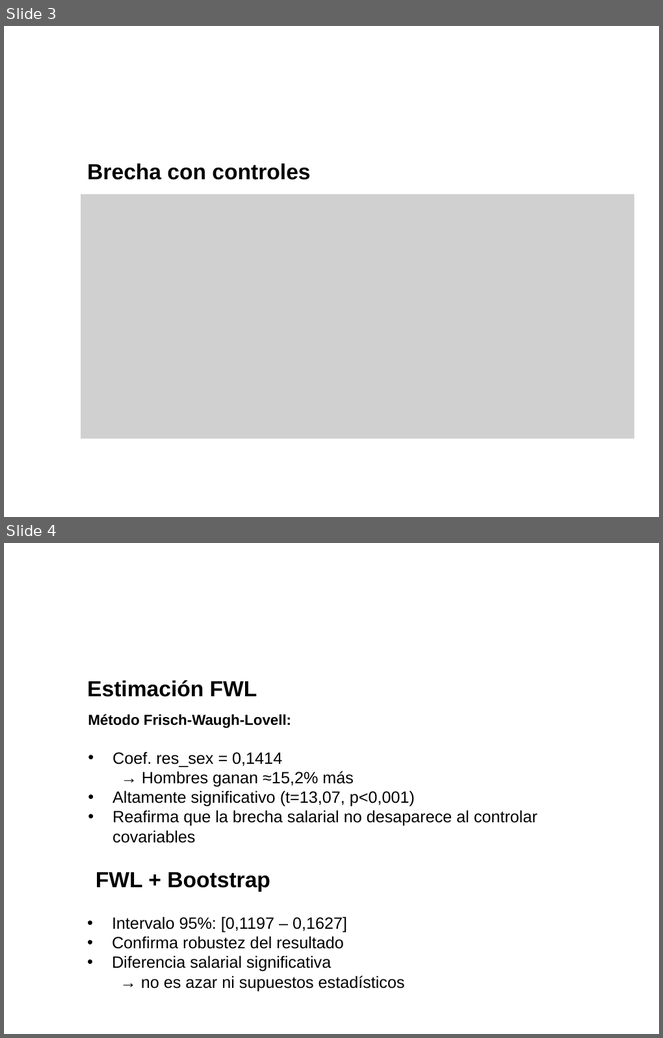
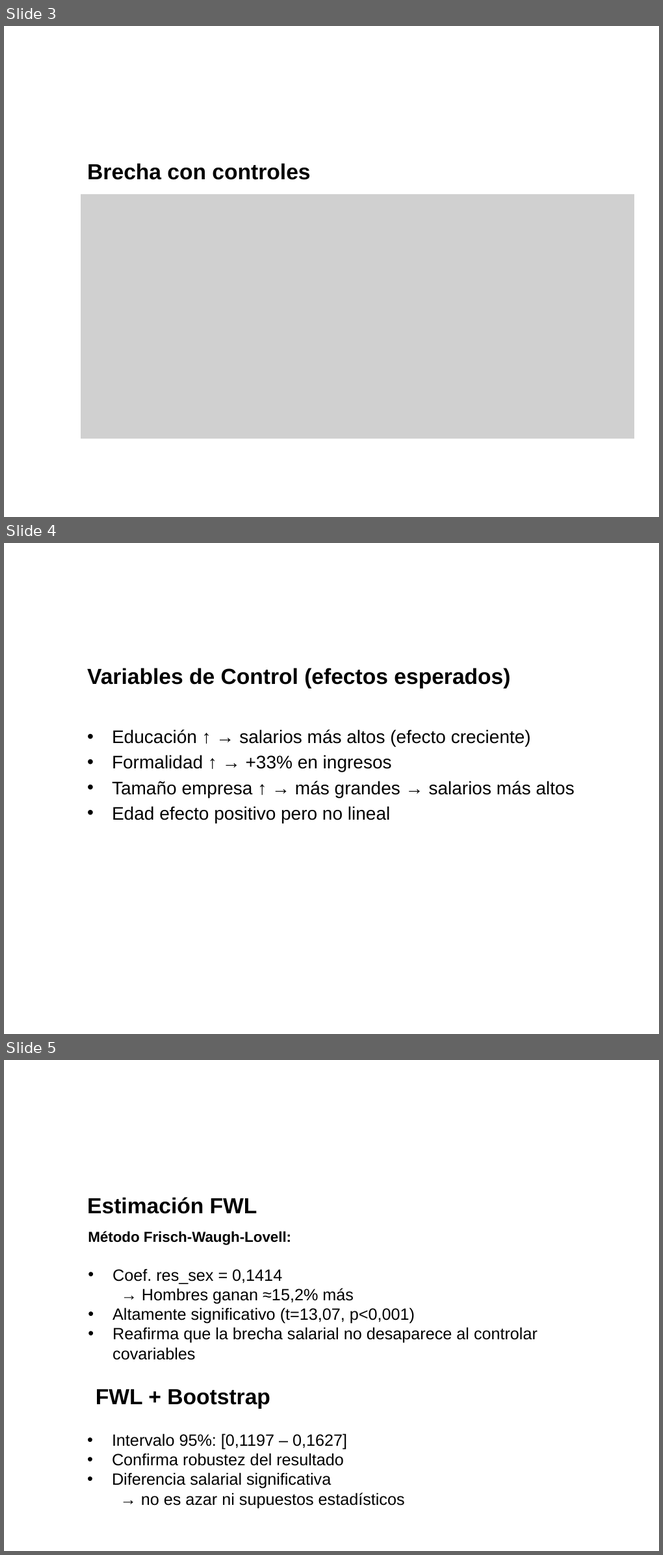
Before and after one commit to LauraDaniela17/Taller1_BigData_MachineLearning, a slide deck: Presentaciones/gap_equipo_08.pptx. Shown one above the other, each under a label of ours: slides 3 and 4 before the commit, slides 3, 4 and 5 after it. The pictures are 663x1038 and 663x1555 pixels, drawn with LibreOffice and Linux fonts; fonts in the diff are those of the drawing; grey boxes stand for pictures; background and template pictures are left out. Boxes give left, top, right and bottom in pixels: in the first picture for what was removed or moved away, otherwise in the second. Text is boxed around its words. In the diff, an @@ line names an element or a change of style, - is before the commit and + after.

```diff
--- a/Presentaciones/gap_equipo_08.pptx
+++ b/Presentaciones/gap_equipo_08.pptx
@@ slide 4 added at (4,543,659,1034), background picture (left out) @@
@@ title added at (87,668,510,689), 24 pt, text #000000, bold @@
+Variables de Control (efectos esperados)
@@ text added at (112,730,575,823), 20 pt, text #000000 @@
+• Educación ↑ → salarios más altos (efecto creciente)
+• Formalidad ↑ → +33% en ingresos
+• Tamaño empresa ↑ → más grandes → salarios más altos
+• Edad efecto positivo pero no lineal
@@ what was slide 4 is now slide 5 @@
```
